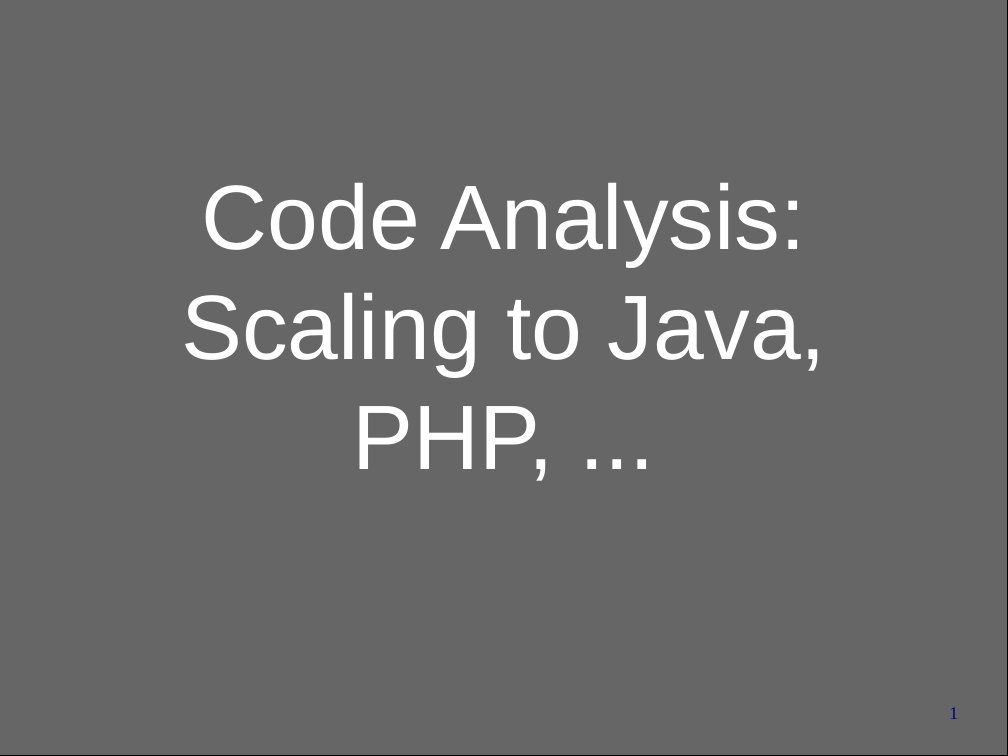
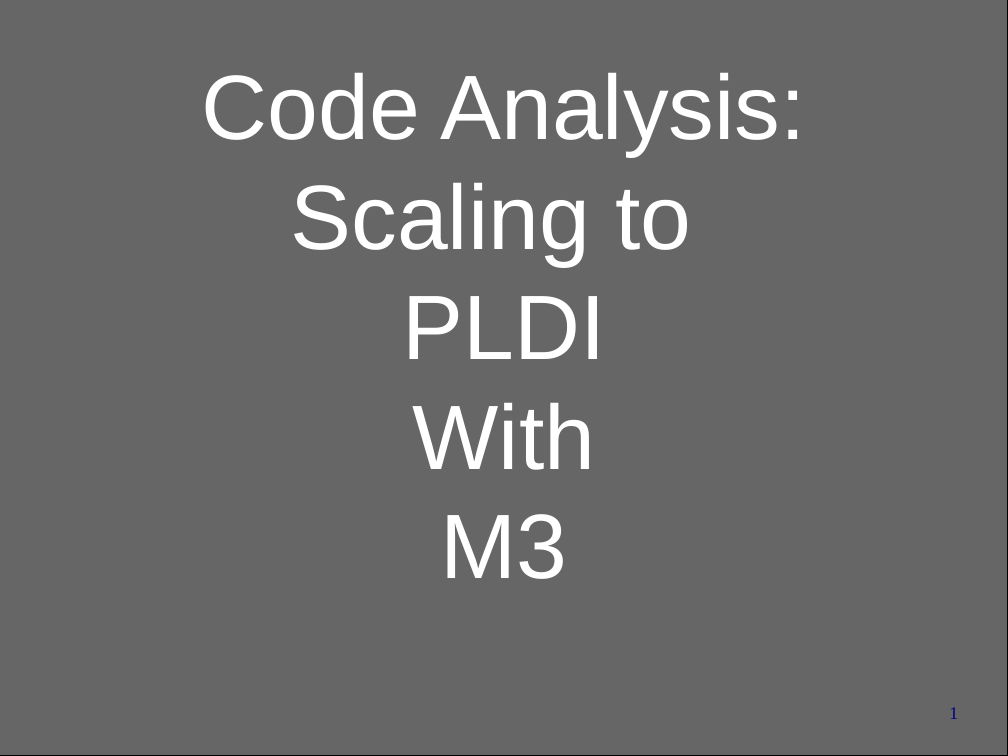
Before and after one commit to cwi-swat/rascal-course-pldi-2015, a slide deck: slide 1 of presentations/M3-overview.odp. Drawn at 1008x756 pixels with LibreOffice and Linux fonts; fonts in the diff are those of the drawing; background and template pictures are left out. Boxes give left, top, right and bottom in pixels: in the first picture for what was removed or moved away, otherwise in the second. Text is boxed around its words. In the diff, an @@ line names an element or a change of style, - is before the commit and + after.

```diff
--- a/presentations/M3-overview.odp
+++ b/presentations/M3-overview.odp
@@ subtitle "Code Analysis:" moved from (x1=181, y1=183, x2=826, y2=481) to (x1=202, y1=73, x2=806, y2=579) @@
@@ subtitle at (x1=290, y1=183, x2=692, y2=579): text changed @@
-Scaling to Java, PHP, ...
+Scaling to
+PLDI
+With
+M3
```
Also in this commit, not shown: 1 other slide changed, 3 slides added, 3 slides removed.
